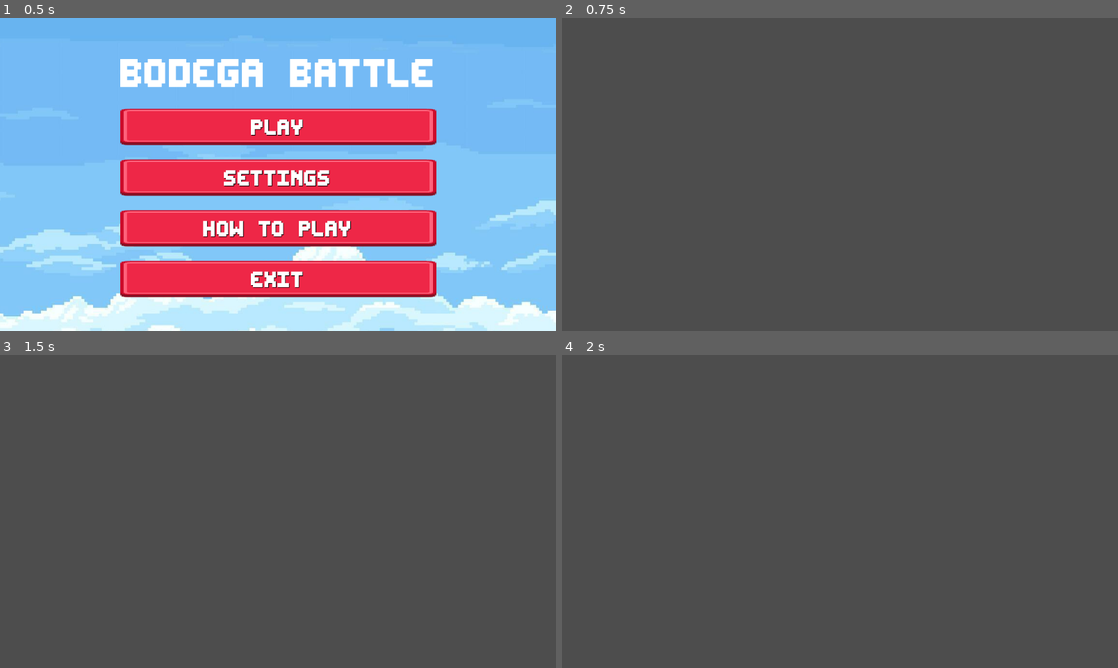
Above: before the commit, frames 1-4 (two rows, left to right).
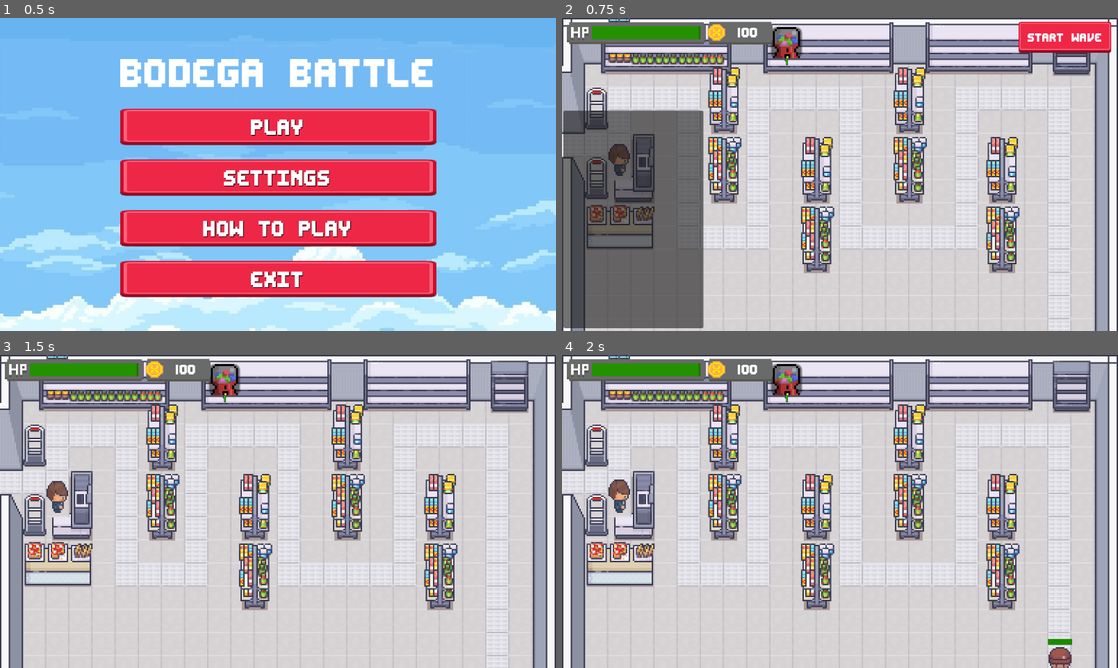
Above: after the commit, the same moments.

Repository: s27459-pj/bodega-battle
Game: Godot game, scene res://scene/scene_handler/scene_handler.tscn
The game is run twice, just before and just after one commit, with the same random seed, the same clock (stepped at 60 frames per second) and the same inputs.
Inputs (mouse positions are in pixels of both pictures, inside the frame that each line leads up to):
- Up to frame 1 (0.5 s): no input
- Up to frame 2 (0.75 s): click "PLAY" at 0.5 s
- Up to frame 3 (1.5 s): click (500, 373) at 1.25 s, where only the run after the commit has a clickable "Start Wave"
- Up to frame 4 (2 s): no input

Frame 1 is identical in both runs. In frame 2, 83% of the frame differs, in the area x 0-100%, y 0-100%; in frame 3, 93%; in frame 4, 93%.
Error before the commit: Attempt to call function 'instantiate' in base 'null instance' on a null instance. (res://scene/scene_handler/scene_handler.gd:37)

Commit message:
Fix merge errors

Diff:
--- a/objects/triggers/PlayerDamageTrigger/player_hit_trigger.gd
+++ b/objects/triggers/PlayerDamageTrigger/player_hit_trigger.gd
@@ -3,9 +3,8 @@
 @export var healthBar : Node2D
 
 func set_HP_ref(hp:Node2D):
-	if hp != null:
-		print(hp)
-		healthBar = hp
+	healthBar = hp
+	print(healthBar)
 
 func _ready() -> void:
 	add_to_group("Enemy_Won_Space")
--- a/scene/level_main/GameScene.tscn
+++ b/scene/level_main/GameScene.tscn
@@ -1,31 +1,26 @@
-
-[gd_scene load_steps=7 format=3 uid="uid://dkx50masn7ffx"]
+[gd_scene load_steps=8 format=3 uid="uid://dkx50masn7ffx"]
 
 [ext_resource type="PackedScene" uid="uid://q2m5vf81jwqn" path="res://scene/level_main/level_main.tscn" id="1_cieuw"]
 [ext_resource type="Script" uid="uid://c4inmk81y15o" path="res://scene/level_main/gameScene.gd" id="1_g0iv5"]
 [ext_resource type="PackedScene" uid="uid://b00yqug64m8w7" path="res://objects/ui/health/ui_health.tscn" id="3_eow4k"]
 [ext_resource type="PackedScene" uid="uid://r3lmq4yt0woa" path="res://scene/menu/pause_menu.tscn" id="3_nn7n3"]
-
 [ext_resource type="PackedScene" uid="uid://66x5ab5y1qap" path="res://objects/ui/tower_placement/ui_tower_placement_overlay.tscn" id="5_yl6u3"]
 [ext_resource type="PackedScene" uid="uid://c8qbv1nyqanfh" path="res://objects/ui/tower_placement/ui_tower_placement.tscn" id="5_ylvg0"]
-
+[ext_resource type="PackedScene" uid="uid://div1ree20fsjq" path="res://objects/ui/prep_phase_ui/prep_phase_ui.tscn" id="7_jiwvr"]
 
 [node name="GameScene" type="Node2D"]
 script = ExtResource("1_g0iv5")
 
-[node name="LevelMain" parent="." node_paths=PackedStringArray("UI_health") instance=ExtResource("1_cieuw")]
-UI_health = NodePath("../UI/UI-Health")
+[node name="LevelMain" parent="." instance=ExtResource("1_cieuw")]
 
 [node name="UI" type="CanvasLayer" parent="."]
 
-[node name="TowerPlacementOverlay" parent="UI" instance=ExtResource("5_yl6u3")]
-
-[node name="Prep_phase_UI" parent="CanvasLayer" instance=ExtResource("4_ylvg0")]
 [node name="UI-Health" parent="UI" node_paths=PackedStringArray("game_scene") instance=ExtResource("3_eow4k")]
 position = Vector2(154, 32)
-
 scale = Vector2(1.5, 1.5)
 game_scene = NodePath("../..")
+
+[node name="TowerPlacementOverlay" parent="UI" instance=ExtResource("5_yl6u3")]
 
 [node name="TowerPlacement" parent="UI" node_paths=PackedStringArray("overlay", "level") instance=ExtResource("5_ylvg0")]
 position = Vector2(433, 19)
@@ -33,3 +28,5 @@
 level = NodePath("../../LevelMain")
 
 [node name="PauseMenu" parent="UI" instance=ExtResource("3_nn7n3")]
+
+[node name="Prep_phase_UI" parent="UI" instance=ExtResource("7_jiwvr")]
--- a/scene/level_main/gameScene.gd
+++ b/scene/level_main/gameScene.gd
@@ -1,16 +1,14 @@
 extends Node2D
 
-@onready var ui_health: Node2D = $"UI-Health"
+@onready var ui_health: Node2D = $"UI/UI-Health"
 @onready var player_hit_trigger: Area2D = $LevelMain/PlayerHitTrigger
-@onready var UI_prep : Control = $CanvasLayer/Prep_phase_UI
+@onready var UI_prep : Control = $UI/Prep_phase_UI
 
-@export var UI_health: Node2D
 
 enum GameState { PREP, WAVE }
 var state: GameState = GameState.PREP
 
 func _ready() -> void:
-	print(UI_prep)
 	player_hit_trigger.set_HP_ref(ui_health)
 	UI_prep.update_money(100)
 	enter_prep_phase()
@@ -23,7 +21,7 @@
 	state = GameState.WAVE
 	UI_prep.hide_prep_ui()
 	startNextWave()
-	player_hit_trigger.set_HP_ref(UI_health)
+	player_hit_trigger.set_HP_ref(ui_health)
 
 ## Enemy-Wave functions
 func startNextWave():
